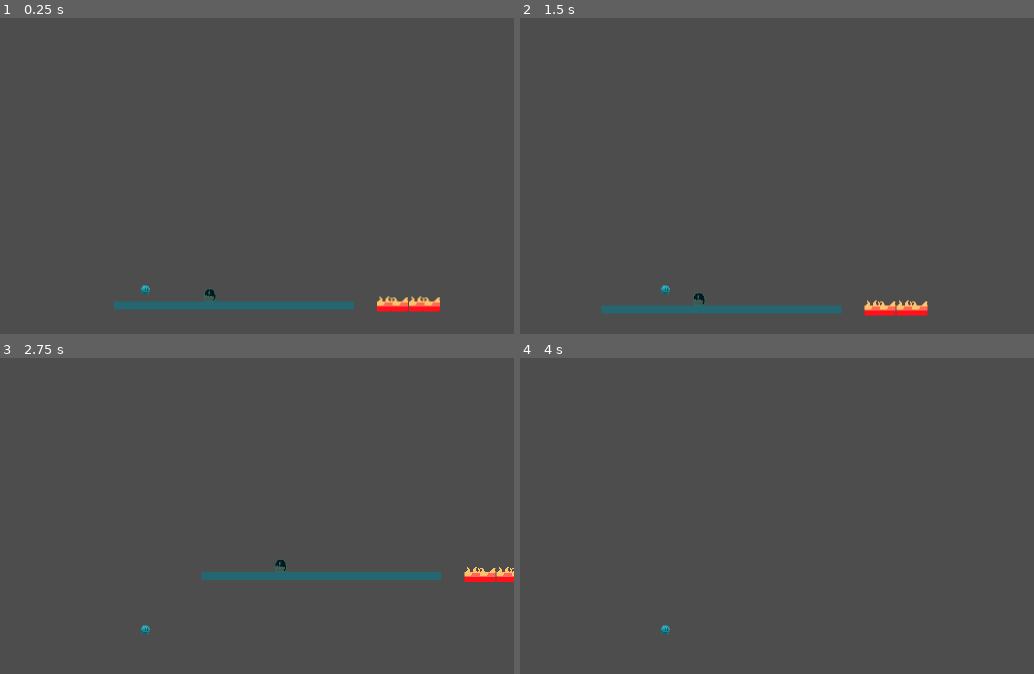
Above: before the commit, frames 1-4 (two rows, left to right).
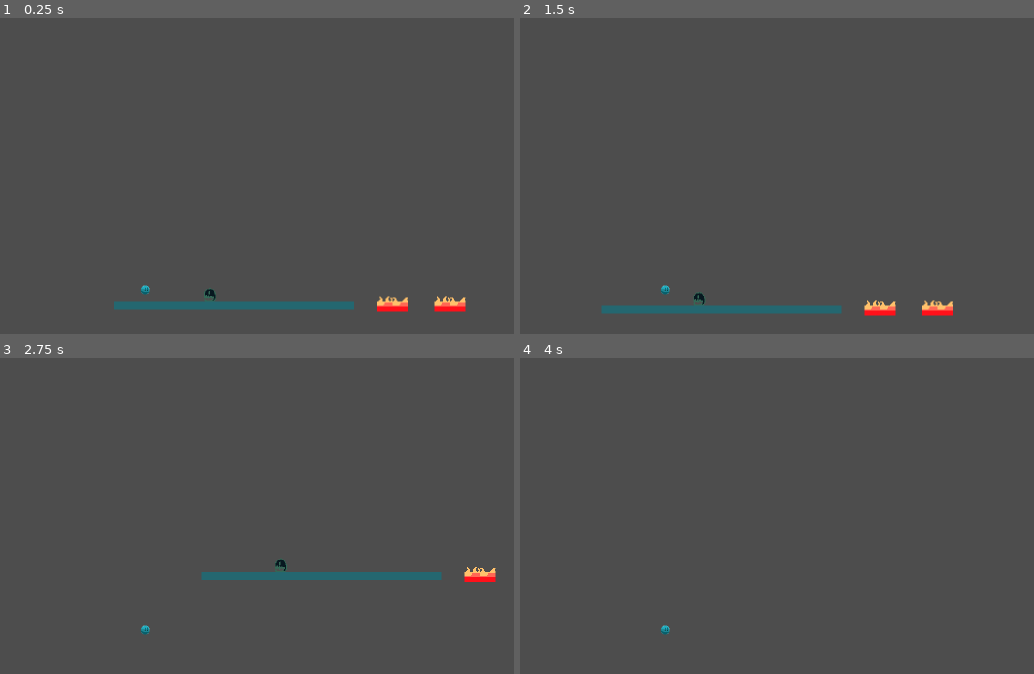
Above: after the commit, the same moments.

Repository: floriancaro/Jame-Gam-June-2024
Game: Godot game, scene res://scenes/main.tscn
Two runs of this game, one before a commit and one after it. Both use one fixed random seed, a clock stepped at 60 frames per second and the inputs below.
Inputs:
- Up to frame 1 (0.25 s): no input
- Up to frame 2 (1.5 s): hold D (move_right) from 0.53 s (still down); tap Space (jump) at 0.77 s
- Up to frame 3 (2.75 s): tap Space (jump) at 1.52 s; release D (move_right) at 2.03 s; hold A (move_left) from 2.03 s (still down)
- Up to frame 4 (4 s): release A (move_left) at 2.78 s; hold D (move_right) from 2.78 s (still down); tap Space (jump) at 3.02, 3.77 s

The runs differ from the first frame. In frame 1, 0.4% of the frame differs, in the area x 79-91%, y 87-94%; in frame 2, 0.4%; in frame 3, 0.1%; in frame 4, nothing differs.

Commit message:
test changing shaders from script

Diff:
--- a/scenes/main.tscn
+++ b/scenes/main.tscn
@@ -193,7 +193,7 @@
 position = Vector2(557, 4)
 
 [node name="Platform2" parent="Platforms" instance=ExtResource("3_28ixg")]
-position = Vector2(621, 4)
+position = Vector2(672, 4)
 
 [node name="Enemy" parent="." instance=ExtResource("4_dv6nf")]
 position = Vector2(218, -14)
--- /dev/null
+++ b/scenes/platform.gd
@@ -0,0 +1,20 @@
+extends AnimatableBody2D
+
+@onready var sprite = $Sprite2D
+
+var shader_value = 1
+
+# Called when the node enters the scene tree for the first time.
+func _ready():
+	pass # Replace with function body.
+
+
+# Called every frame. 'delta' is the elapsed time since the previous frame.
+func _process(delta):
+	pass
+
+
+# just to test how to change shaders
+func _on_timer_timeout():
+	sprite.material.set_shader_parameter("red", shader_value)
+	shader_value *= -1
--- a/scenes/platform.tscn
+++ b/scenes/platform.tscn
@@ -1,5 +1,6 @@
-[gd_scene load_steps=5 format=3 uid="uid://1notlkfqt7bg"]
+[gd_scene load_steps=6 format=3 uid="uid://1notlkfqt7bg"]
 
+[ext_resource type="Script" path="res://scenes/platform.gd" id="1_1c6ca"]
 [ext_resource type="Shader" path="res://shaders/fire_shader.gdshader" id="1_cebo0"]
 [ext_resource type="Texture2D" uid="uid://ce4548g0wgsgm" path="res://assets/sheet_tile.png" id="1_mq117"]
 
@@ -15,6 +16,7 @@
 position = Vector2(32, -16)
 scale = Vector2(2, 2)
 collision_mask = 3
+script = ExtResource("1_1c6ca")
 metadata/_edit_group_ = true
 
 [node name="Sprite2D" type="Sprite2D" parent="."]
@@ -27,3 +29,8 @@
 position = Vector2(0, 5.5)
 shape = SubResource("RectangleShape2D_e02w1")
 one_way_collision = true
+
+[node name="Timer" type="Timer" parent="."]
+autostart = true
+
+[connection signal="timeout" from="Timer" to="." method="_on_timer_timeout"]
